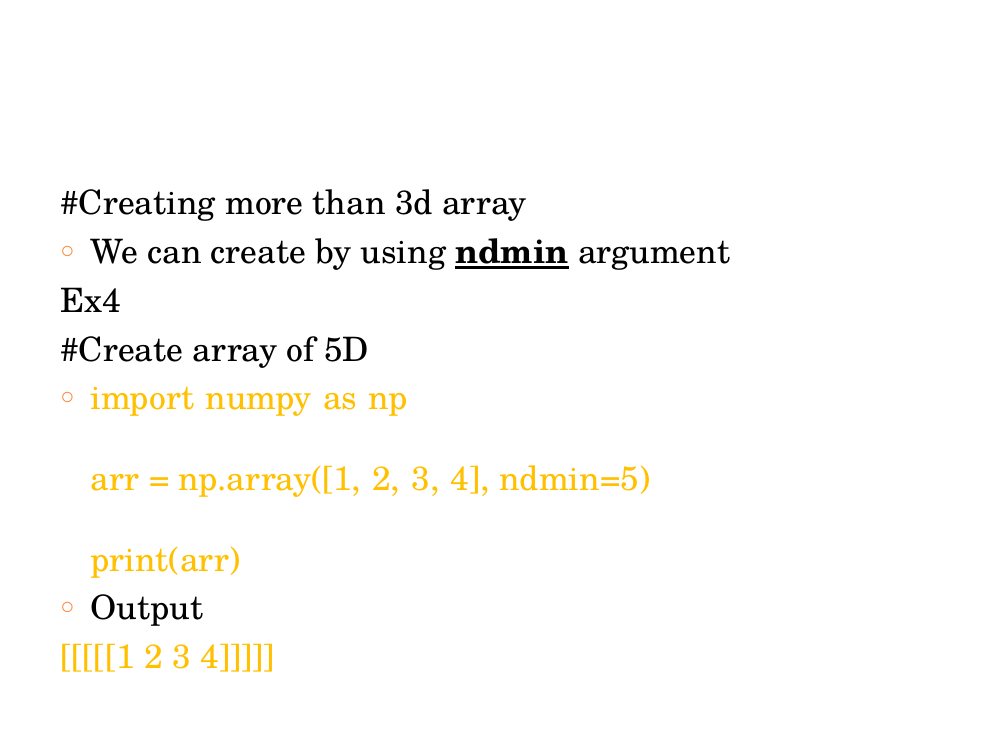
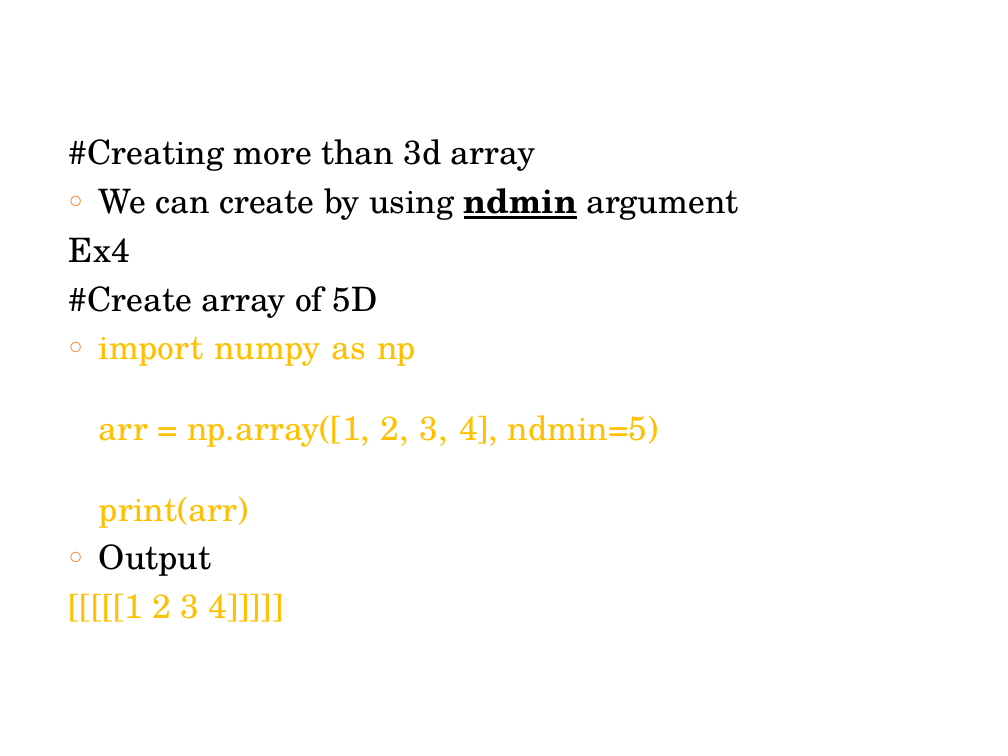
Before and after one commit to keonicsx/Code_Storage, a slide deck: slide 9 of ppt_m4/Module 4.pptx. Drawn at 1008x756 pixels with LibreOffice and Linux fonts; fonts in the diff are those of the drawing. Boxes give left, top, right and bottom in pixels: in the first picture for what was removed or moved away, otherwise in the second. Text is boxed around its words. In the diff, an @@ line names an element or a change of style, - is before the commit and + after.

```diff
--- a/ppt_m4/Module 4.pptx
+++ b/ppt_m4/Module 4.pptx
@@ text "#Creating more than 3d array" moved from (x1=60, y1=189, x2=730, y2=672) to (x1=69, y1=139, x2=738, y2=622) @@
```
Also in this commit, not shown: 16 other slides changed, 1 slide added, 3 slides removed, 3 other files.
